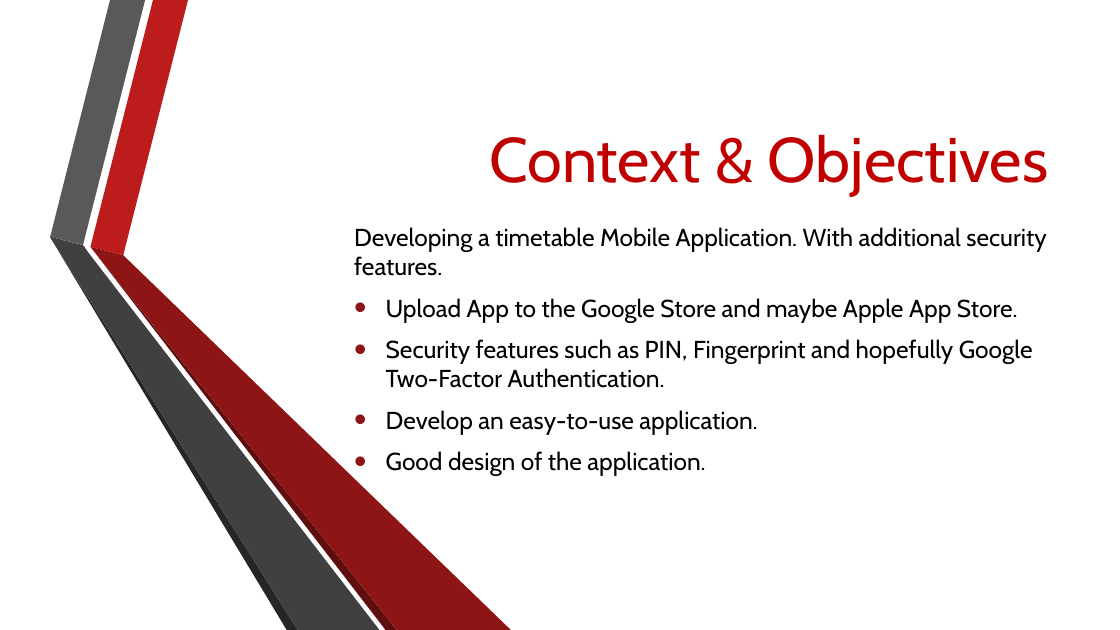
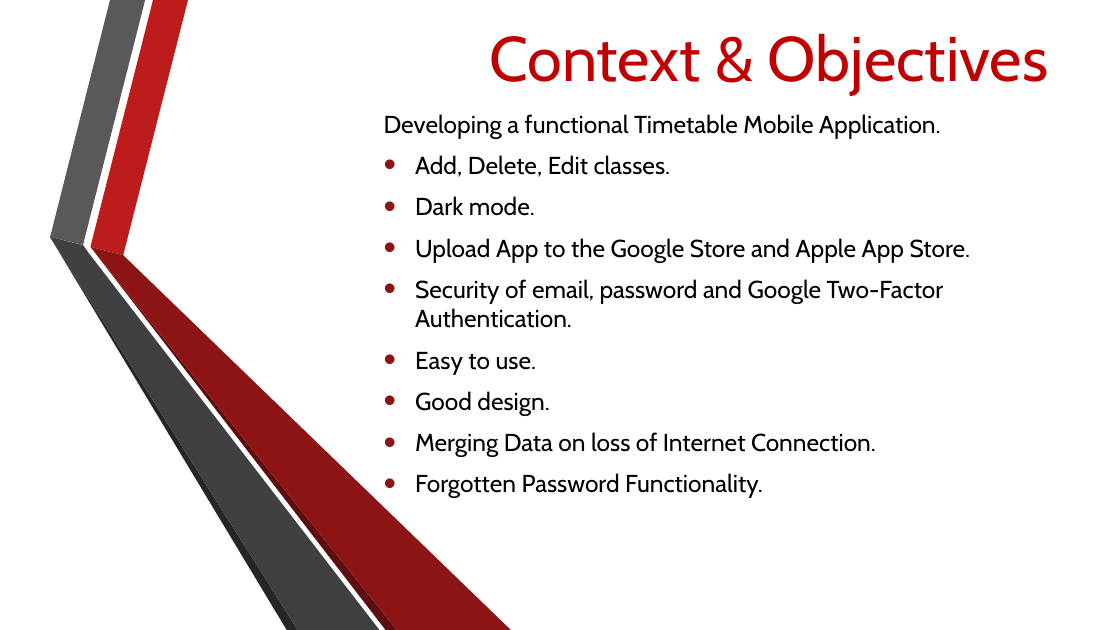
Before and after one commit to Oskar-Ciebien/Timetable_Application, a slide deck: slide 2 of Documents/Semester 1 Presentation.pptx. Drawn at 1120x630 pixels with LibreOffice and Linux fonts; fonts in the diff are those of the drawing; background and template pictures are left out. Boxes give left, top, right and bottom in pixels: in the first picture for what was removed or moved away, otherwise in the second. Text is boxed around its words. In the diff, an @@ line names an element or a change of style, - is before the commit and + after.

Commit message:
Made changes and fixes to the presentation

```diff
--- a/Documents/Semester 1 Presentation.pptx
+++ b/Documents/Semester 1 Presentation.pptx
@@ title "Context & Objectives": place and size @@
-title "Context & Objectives" at bbox=[490, 134, 1049, 197]
+title "Context & Objectives" at bbox=[490, 33, 1049, 96]
@@ subtitle at bbox=[384, 114, 971, 498]: text changed @@
-Developing a timetable Mobile Application. With additional security features.
-• Upload App to the Google Store and maybe Apple App Store.
-• Security features such as PIN, Fingerprint and hopefully Google Two-Factor Authentication.
-• Develop an easy-to-use application.
-• Good design of the application.
+Developing a functional Timetable Mobile Application.
+• Add, Delete, Edit classes.
+• Dark mode.
+• Upload App to the Google Store and Apple App Store.
+• Security of email, password and Google Two-Factor Authentication.
+• Easy to use.
+• Good design.
+• Merging Data on loss of Internet Connection.
+• Forgotten Password Functionality.
```
Also in this commit, not shown: 2 other slides changed.
